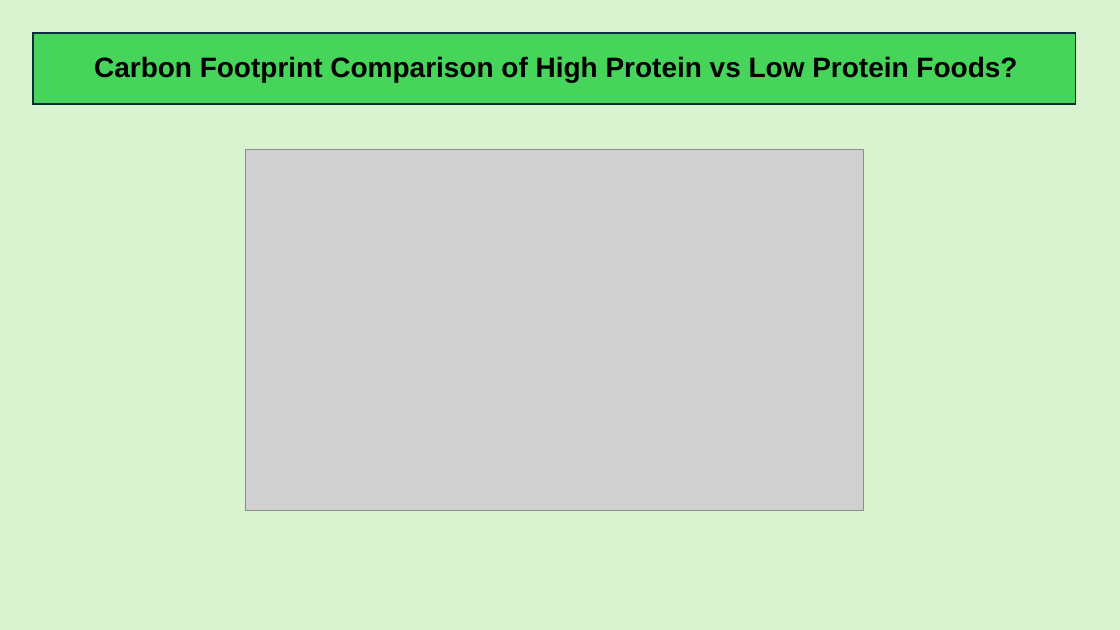
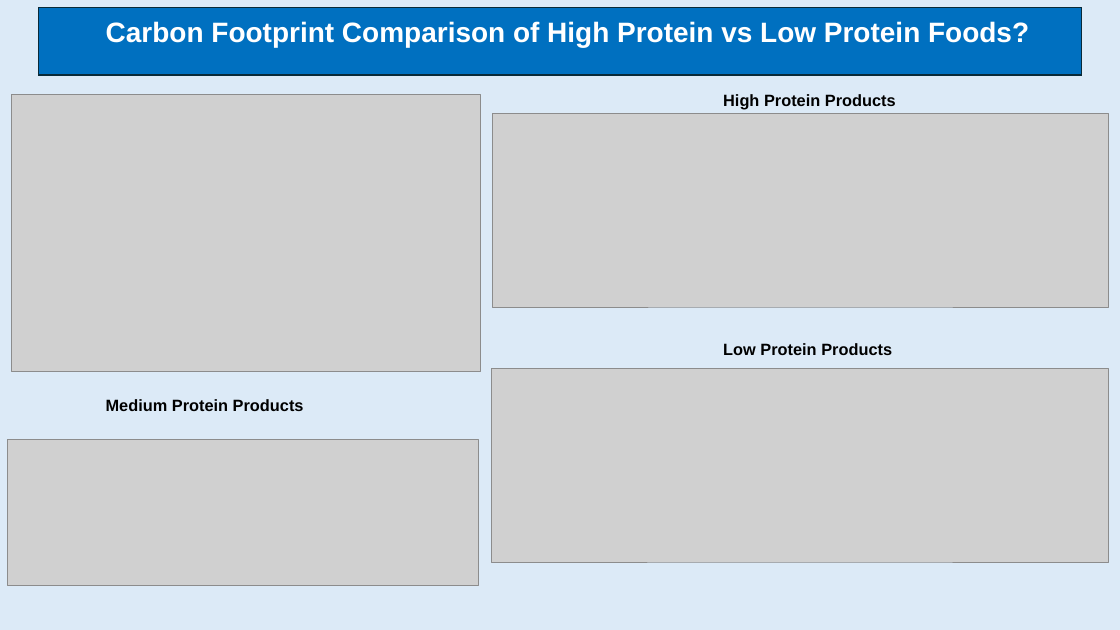
Before and after one commit to KaterinaLama/Project_2, a slide deck: slide 9 of presentation/Project_2.pptx (slide 10 before the commit). Drawn at 1120x630 pixels with LibreOffice and Linux fonts; fonts in the diff are those of the drawing; grey boxes stand for pictures. Boxes give left, top, right and bottom in pixels: in the first picture for what was removed or moved away, otherwise in the second. Text is boxed around its words. In the diff, an @@ line names an element or a change of style, - is before the commit and + after.

```diff
--- a/presentation/Project_2.pptx
+++ b/presentation/Project_2.pptx
@@ background #D9F2D0 to #DCEAF7 @@
@@ rectangle: place and size @@
-rectangle at (33, 33, 1076, 103)
+rectangle at (39, 8, 1082, 75)
@@ rectangle at (39, 8, 1082, 75): fill #47D45A to #0070C0 @@
@@ text "Carbon Footprint Comparison of High ...": place and size @@
-text "Carbon Footprint Comparison of High ..." at (94, 56, 1017, 82)
+text "Carbon Footprint Comparison of High ..." at (106, 21, 1029, 47)
@@ text "Carbon Footprint Comparison of High ..." at (106, 21, 1029, 47): text colour #000000 to #FFFFFF @@
@@ picture added at (12, 95, 481, 372) @@
@@ picture added at (493, 114, 1109, 308) @@
@@ text added at (723, 94, 896, 109), 14 pt, text #000000, bold @@
+High Protein Products
@@ picture removed at (245, 150, 864, 511) @@
@@ text added at (723, 343, 892, 355), 14 pt, text #000000, bold @@
+Low Protein Products
@@ picture added at (492, 369, 1109, 562) @@
@@ text added at (106, 399, 304, 411), 14 pt, text #000000, bold @@
+Medium Protein Products
@@ picture added at (8, 439, 478, 586) @@
```
Also in this commit, not shown: 9 other slides changed, 1 slide removed, 1 other file.
